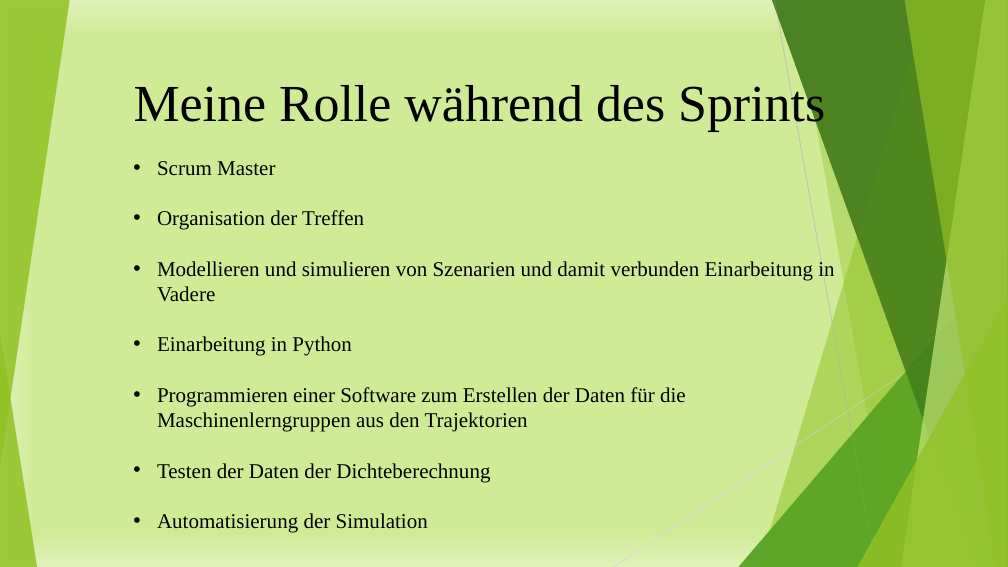
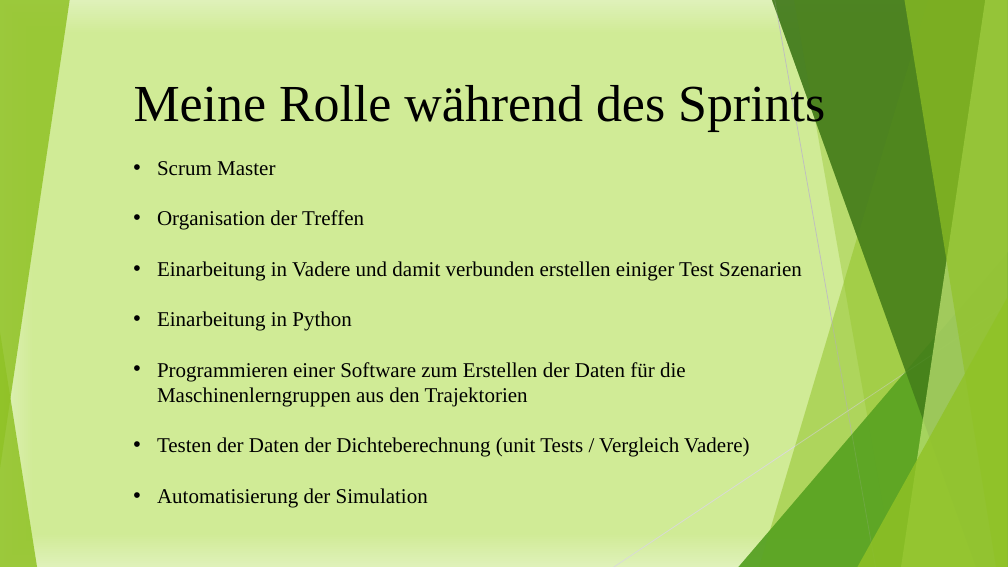
Before and after one commit to Datagroup-ModSim/ModSim17-data-generation-filters, a slide deck: slide 42 of presentations/Datenerzeugung und Datenanalyse_Sprint1.pptx (slide 43 before the commit). Drawn at 1008x567 pixels with LibreOffice and Linux fonts; fonts in the diff are those of the drawing. Boxes give left, top, right and bottom in pixels: in the first picture for what was removed or moved away, otherwise in the second. Text is boxed around its words. In the diff, an @@ line names an element or a change of style, - is before the commit and + after.

```diff
--- a/presentations/Datenerzeugung und Datenanalyse_Sprint1.pptx
+++ b/presentations/Datenerzeugung und Datenanalyse_Sprint1.pptx
@@ text at <box>157,261,802,281</box>: text changed @@
-• Modellieren und simulieren von Szenarien und damit verbunden Einarbeitung in Vadere
+• Einarbeitung in Vadere und damit verbunden erstellen einiger Test Szenarien
@@ text at <box>157,437,749,457</box>: text changed @@
-• Testen der Daten der Dichteberechnung
+• Testen der Daten der Dichteberechnung (unit Tests / Vergleich Vadere)
```
Also in this commit, not shown: 14 other slides changed, 2 slides added, 3 slides removed.
